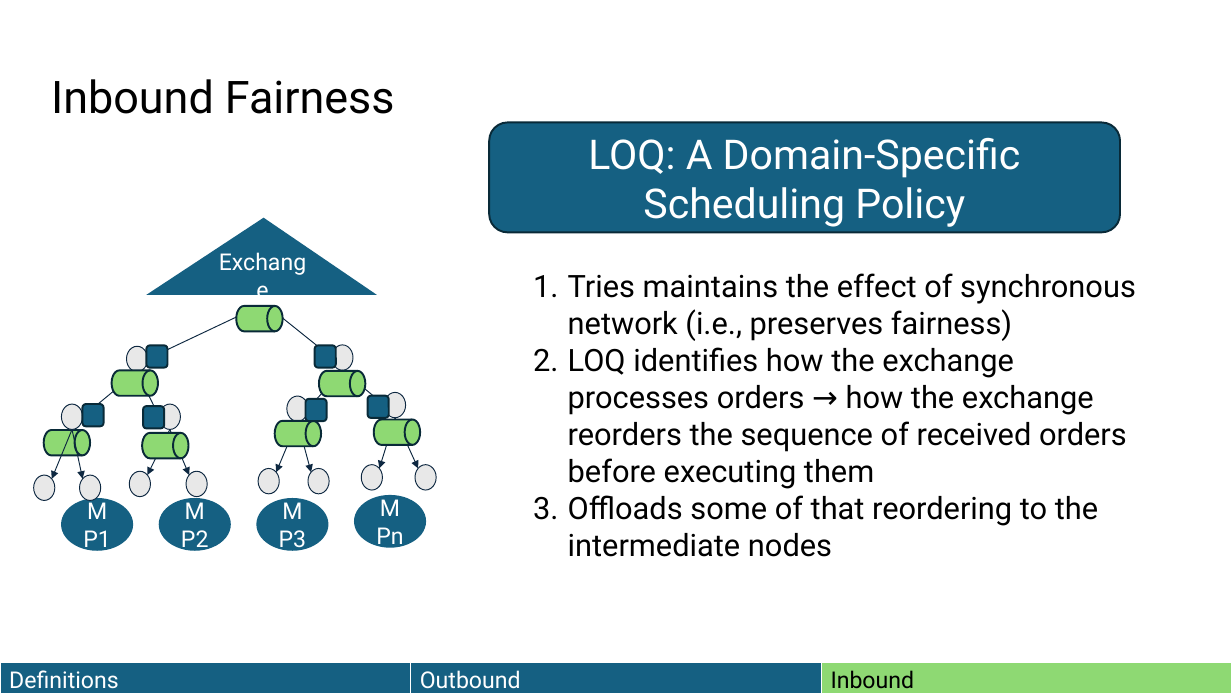
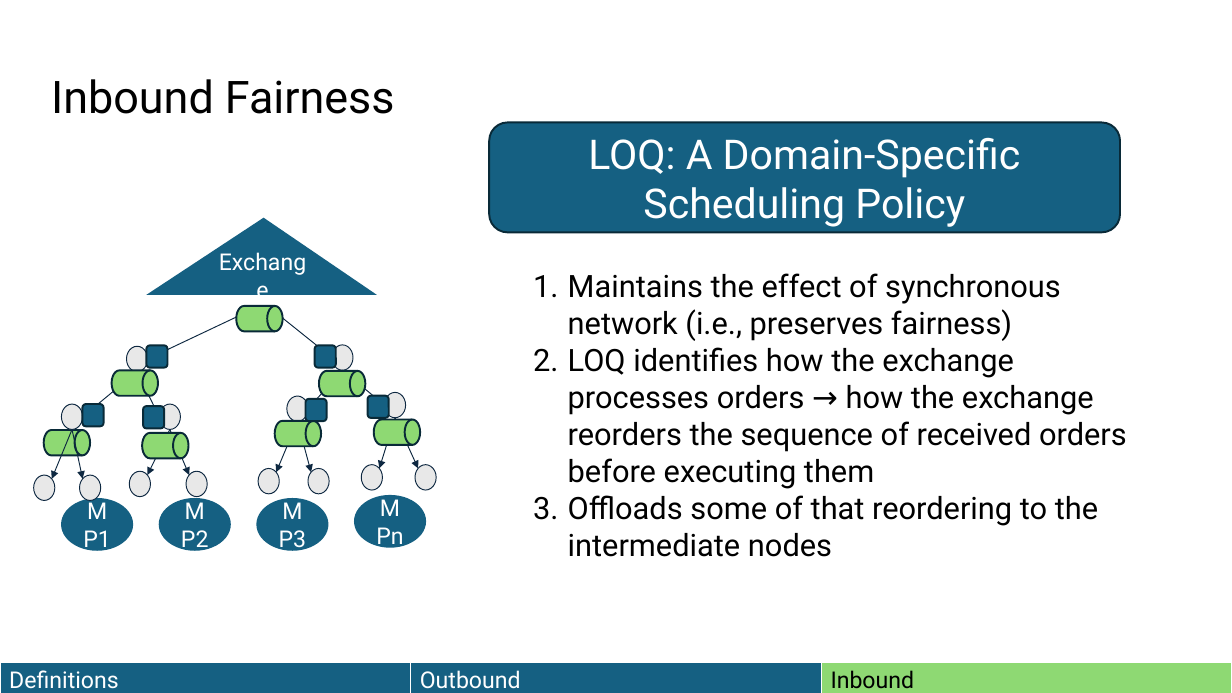
Before and after one commit to HaseebLUMS/Onyx-Presentation, a slide deck: slide 98 of thesis-latency-fairness.pptx. Drawn at 1232x693 pixels with LibreOffice and Linux fonts; fonts in the diff are those of the drawing. Boxes give left, top, right and bottom in pixels: in the first picture for what was removed or moved away, otherwise in the second. Text is boxed around its words. In the diff, an @@ line names an element or a change of style, - is before the commit and + after.

Commit message:
updated presentation

```diff
--- a/thesis-latency-fairness.pptx
+++ b/thesis-latency-fairness.pptx
@@ text at (568, 273, 1061, 341): text changed @@
-1. Tries maintains the effect of synchronous network (i.e., preserves fairness)
+1. Maintains the effect of synchronous network (i.e., preserves fairness)
```
Also in this commit, not shown: 8 other slides changed.
